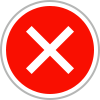
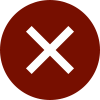
The second 100x100 image is a revision of the first. Changes to its layers:
painted on "Border" over <box>0,0,100,100</box>
